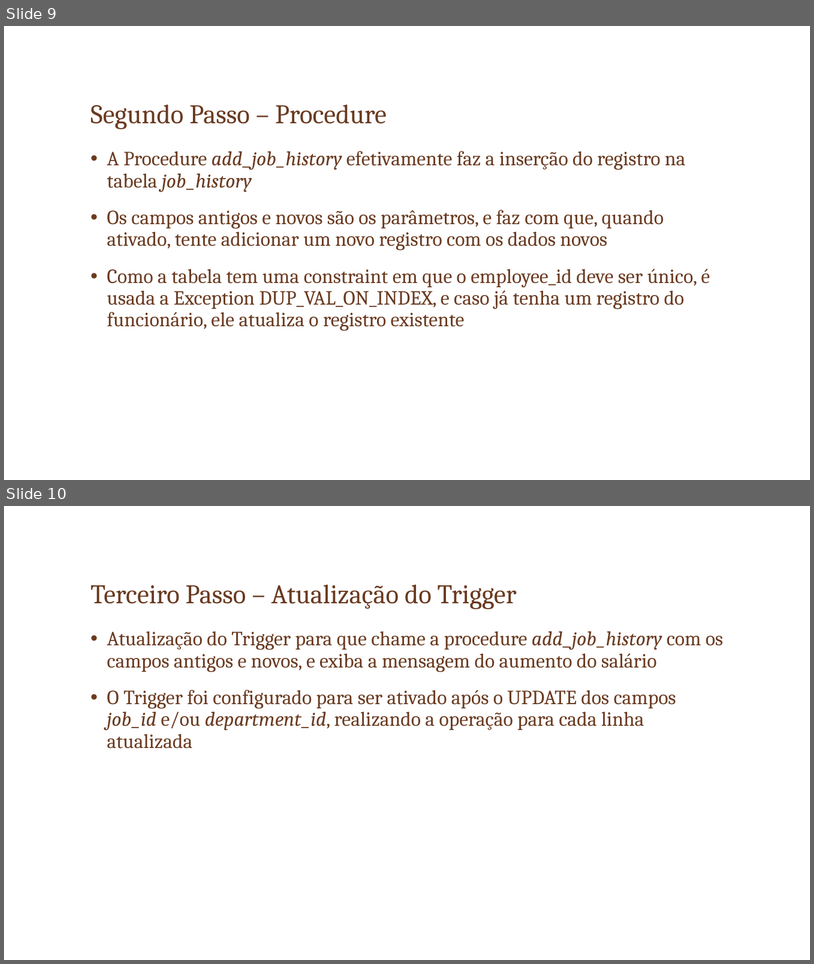
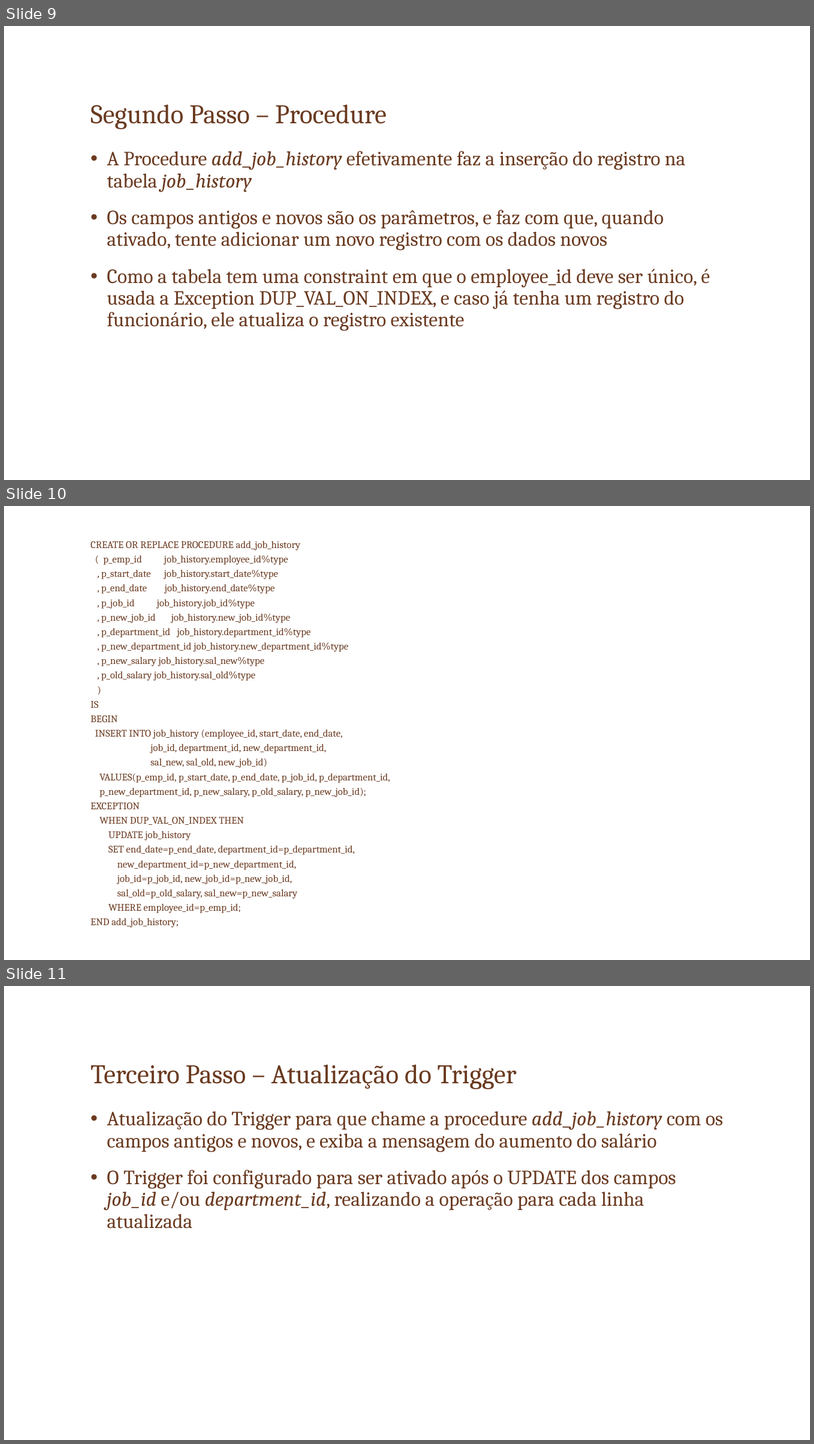
Before and after one commit to robsoncartes/group-vii-triggers, a slide deck: SlideApresentacao/TRIGGERS.pptx. Shown one above the other, each under a label of ours: slides 9 and 10 before the commit, slides 9, 10 and 11 after it. The pictures are 814x964 and 814x1444 pixels, drawn with LibreOffice and Linux fonts; fonts in the diff are those of the drawing; background and template pictures are left out. Boxes give left, top, right and bottom in pixels: in the first picture for what was removed or moved away, otherwise in the second. Text is boxed around its words. In the diff, an @@ line names an element or a change of style, - is before the commit and + after.

```diff
--- a/SlideApresentacao/TRIGGERS.pptx
+++ b/SlideApresentacao/TRIGGERS.pptx
@@ slide 10 added at (x1=4, y1=506, x2=810, y2=960), background picture (left out) @@
@@ text added at (x1=90, y1=541, x2=390, y2=927), 12 pt, text #6A3A20 @@
+CREATE OR REPLACE PROCEDURE add_job_history
+( p_emp_id job_history.employee_id%type
+, p_start_date job_history.start_date%type
+, p_end_date job_history.end_date%type
+, p_job_id job_history.job_id%type
+, p_new_job_id job_history.new_job_id%type
+, p_department_id job_history.department_id%type
+, p_new_department_id job_history.new_department_id%type
+, p_new_salary job_history.sal_new%type
+, p_old_salary job_history.sal_old%type
+)
+IS
+BEGIN
+INSERT INTO job_history (employee_id, start_date, end_date,
+job_id, department_id, new_department_id,
+sal_new, sal_old, new_job_id)
+VALUES(p_emp_id, p_start_date, p_end_date, p_job_id, p_department_id,
+p_new_department_id, p_new_salary, p_old_salary, p_new_job_id);
+EXCEPTION
+WHEN DUP_VAL_ON_INDEX THEN
+UPDATE job_history
+SET end_date=p_end_date, department_id=p_department_id,
+new_department_id=p_new_department_id,
+job_id=p_job_id, new_job_id=p_new_job_id,
+sal_old=p_old_salary, sal_new=p_new_salary
+WHERE employee_id=p_emp_id;
+END add_job_history;
@@ what was slide 10 is now slide 11 @@
```
Also in this commit, not shown: 1 other slide added, 3 other files.
